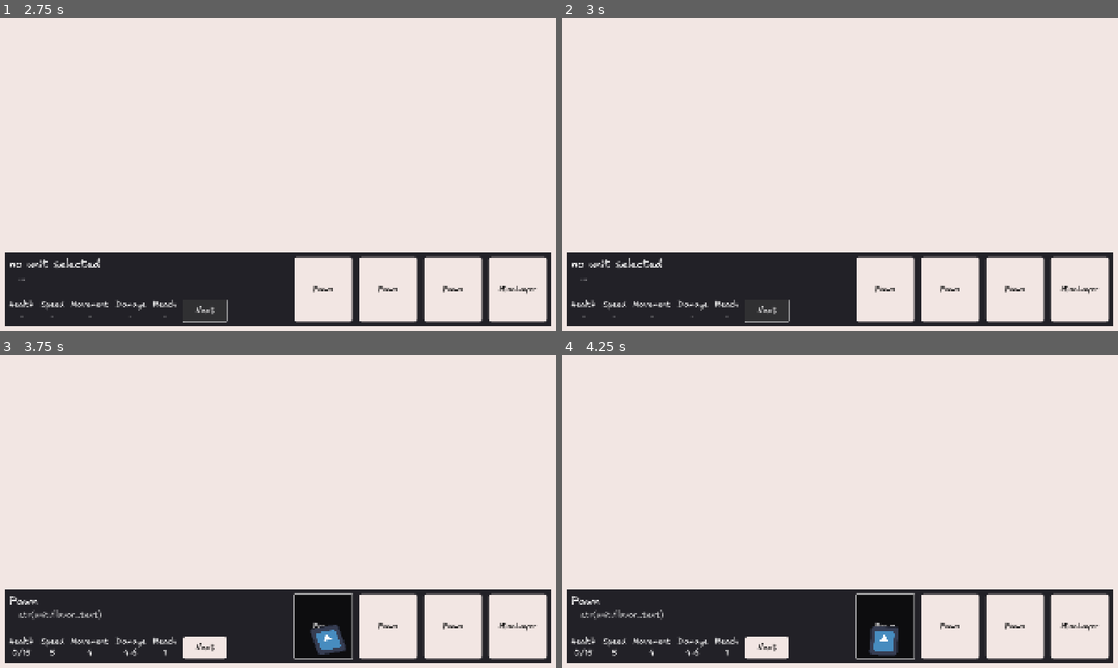
Above: before the commit, frames 1-4 (two rows, left to right).
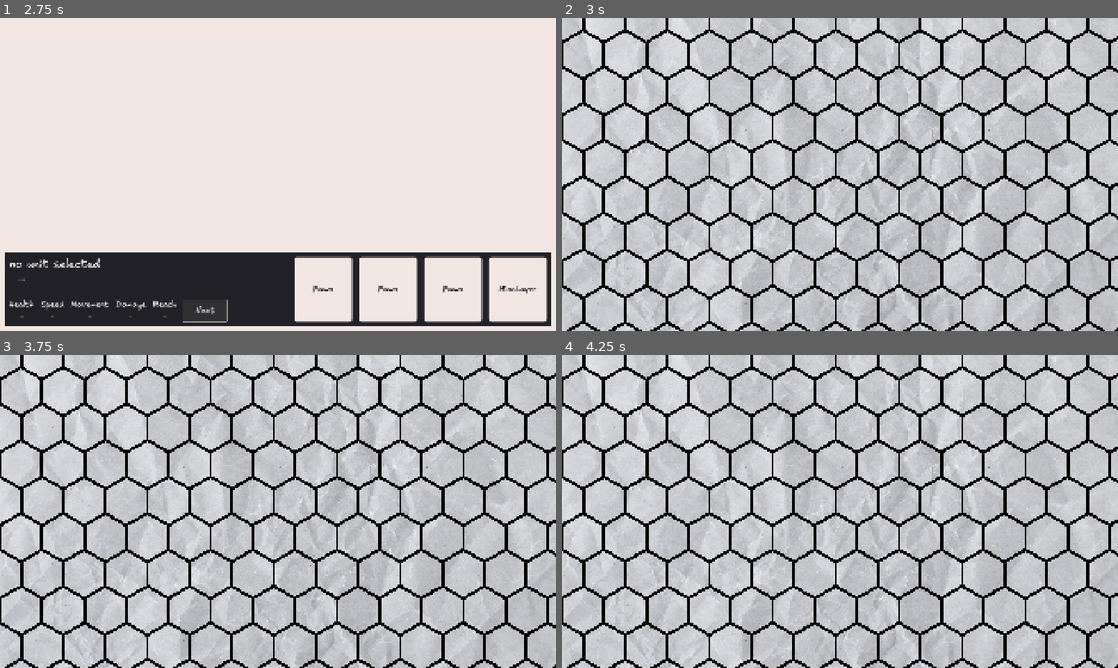
Above: after the commit, the same moments.

Repository: stvnnfrl/Portfolio
Game: Godot game, scene res://screens/main_menu/main_menu.tscn
The game is run twice, just before and just after one commit, with the same random seed, the same clock (stepped at 60 frames per second) and the same inputs. The engine's default icon, where the game draws it, is replaced by a stand-in: a white triangle on a blue panel in a dark square.
Inputs (mouse positions are in pixels of both pictures, inside the frame that each line leads up to):
- Up to frame 1 (2.75 s): click "Start Game" at 0.5 s; click "Start Match" at 1.25 s; click "Next" at 2 s
- Up to frame 2 (3 s): click "Next" at 2.75 s
- Up to frame 3 (3.75 s): click (322, 627) at 3.5 s, where only the run before the commit has a clickable "Pawn"
- Up to frame 4 (4.25 s): no input

Frame 1 is identical in both runs. In frame 2, 98% of the frame differs, in the area x 0-100%, y 0-100%; in frame 3, 98%; in frame 4, 98%.
Error before the commit: Invalid call. Nonexistent function 'init' in base 'Node2D'. (res://autoloads/scene_manager.gd:23)
Error after the commit: Out of bounds get index '0' (on base: 'Array[Unit]') (res://screens/battle/battlefield/battlefield_manager.gd:121)

Commit message:
Start of connection. Added the init function and update battlefield_manager script.

Diff:
--- /dev/null
+++ b/hpp/screens/battle/battlefield/battlefield.gd
@@ -0,0 +1,23 @@
+extends Node2D
+class_name Battlefield
+
+var hero_1 : Hero
+var hero_2 : Hero
+var army_1 : Array[Unit] = []
+var army_2 : Array[Unit] = []
+
+func init(hero1: Hero, units1: Array[Unit], hero2: Hero, units2: Array[Unit]):
+	hero_1 = hero1
+	hero_2 = hero2
+	army_1 = units1
+	army_2 = units2
+
+
+# Called when the node enters the scene tree for the first time.
+func _ready() -> void:
+	pass # Replace with function body.
+
+
+# Called every frame. 'delta' is the elapsed time since the previous frame.
+func _process(delta: float) -> void:
+	pass
--- a/hpp/screens/battle/battlefield/battlefield.tscn
+++ b/hpp/screens/battle/battlefield/battlefield.tscn
@@ -1,5 +1,6 @@
-[gd_scene load_steps=13 format=3 uid="uid://ckxdweclt3pqc"]
+[gd_scene load_steps=14 format=3 uid="uid://ckxdweclt3pqc"]
 
+[ext_resource type="Script" uid="uid://h8g5nca3fvji" path="res://screens/battle/battlefield/battlefield.gd" id="1_bisbk"]
 [ext_resource type="Script" uid="uid://5tolt38mvh3k" path="res://screens/battle/battlefield/grid_manager.gd" id="1_o47rj"]
 [ext_resource type="Script" uid="uid://bbdw8iygx22i4" path="res://screens/battle/battlefield/battlefield_manager.gd" id="1_qow86"]
 [ext_resource type="Resource" uid="uid://bfdrcvmymov1a" path="res://hex_grid/battlefield_hex.tres" id="2_ksdkc"]
@@ -29,6 +30,7 @@
 corner_radius_bottom_left = 12
 
 [node name="battlefield" type="Node2D"]
+script = ExtResource("1_bisbk")
 
 [node name="BattlefieldManager" type="Node" parent="."]
 script = ExtResource("1_qow86")
--- a/hpp/screens/battle/battlefield/battlefield_manager.gd
+++ b/hpp/screens/battle/battlefield/battlefield_manager.gd
@@ -35,39 +35,65 @@
 	call_deferred("_setup_army")
 
 func _setup_army() -> void:
-	# this will have to be changed when we receive data through the scene manager
-	# army 1
-	_instantiate_unit_scene(minelayer_scene, Vector3i(4, -1, -3), 1)
-	_instantiate_unit_scene(pawn_scene, Vector3i(5, 0, -5), 1)
-
-	# army 2
-	_instantiate_unit_scene(pawn_scene, Vector3i(7, -4, -3), 2)
-	_instantiate_unit_scene(minelayer_scene, Vector3i(8, -3, -5), 2)
+	## this will have to be changed when we receive data through the scene manager
+	## army 1
+	#_instantiate_unit_scene(minelayer_scene, Vector3i(4, -1, -3), 1)
+	#_instantiate_unit_scene(pawn_scene, Vector3i(5, 0, -5), 1)
+	#
+	## army 2
+	#_instantiate_unit_scene(pawn_scene, Vector3i(7, -4, -3), 2)
+	#_instantiate_unit_scene(minelayer_scene, Vector3i(8, -3, -5), 2)
+
+	var battlefield_root = get_parent() as Battlefield
+
+	for unit in battlefield_root.army_1:
+		_setup_pregame_unit(unit, 1)
+
+	for unit in battlefield_root.army_2:
+		_setup_pregame_unit(unit, 2)
 
 	# start game loop
 	_init_turn_queue()
 	_start_next_sub_turn()
 
 
-func _instantiate_unit_scene(scene_to_spawn : PackedScene, hex_coords : Vector3i, army : int) -> void:
-
-	var unit_instance = scene_to_spawn.instantiate() as Unit
+func _setup_pregame_unit(unit_instance: Unit, army: int) -> void:
+
 	units_layer.add_child(unit_instance)
 
-	# set attributes
-	unit_instance.cubic_pos = hex_coords
+	# Set attributes
 	unit_instance.army_id = army
-	unit_instance.position = grid.cubic.cubic_to_pos2D(hex_coords)
+	unit_instance.position = grid.cubic.cubic_to_pos2D(unit_instance.cubic_pos)
 
 	_set_normal_color(unit_instance)
 
 	# update the grid manager
-	grid.board_state[hex_coords] = unit_instance
+	grid.board_state[unit_instance.cubic_pos] = unit_instance
 
 	if army == 1:
 		army_1.append(unit_instance)
 	else:
 		army_2.append(unit_instance)
+
+#func _instantiate_unit_scene(scene_to_spawn : PackedScene, hex_coords : Vector3i, army : int) -> void:
+	#
+	#var unit_instance = scene_to_spawn.instantiate() as Unit
+	#units_layer.add_child(unit_instance)
+	#
+	## set attributes
+	#unit_instance.cubic_pos = hex_coords
+	#unit_instance.army_id = army
+	#unit_instance.position = grid.cubic.cubic_to_pos2D(hex_coords)
+	#
+	#_set_normal_color(unit_instance)
+	#
+	## update the grid manager
+	#grid.board_state[hex_coords] = unit_instance
+	#
+	#if army == 1:
+		#army_1.append(unit_instance)
+	#else:
+		#army_2.append(unit_instance)
 
 func _set_normal_color(unit : Unit):
 	if unit.army_id == 1:
Not shown, added: hpp/screens/battle/battlefield/battlefield.gd.uid
